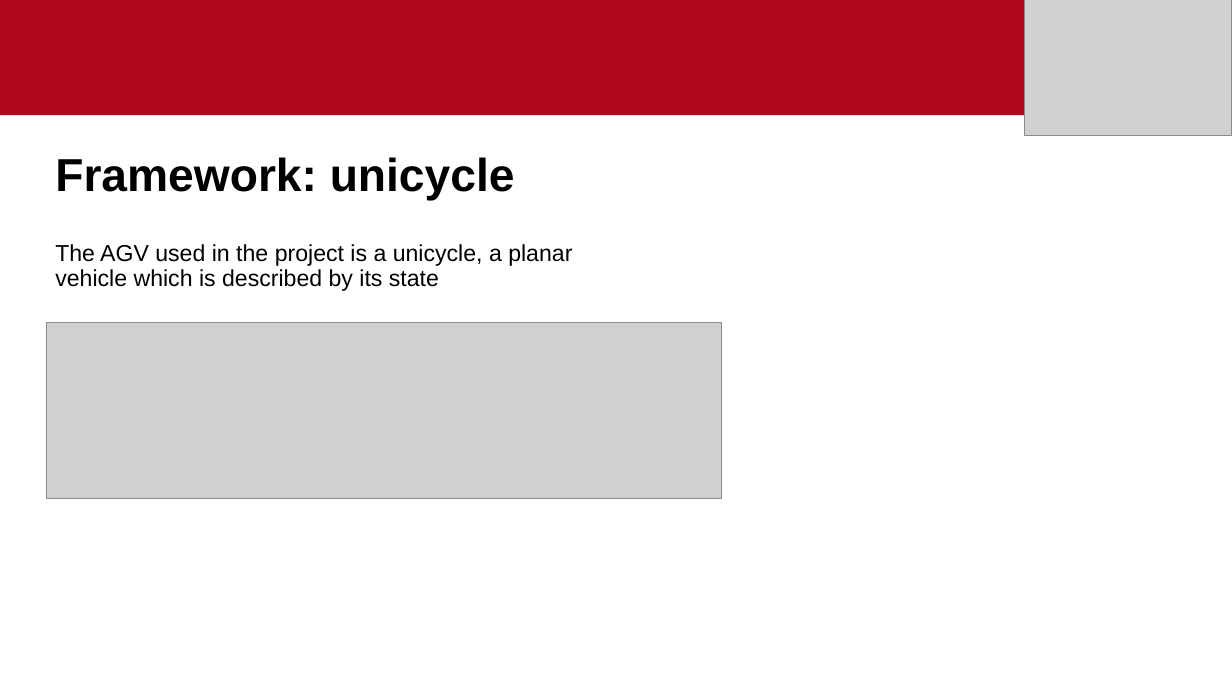
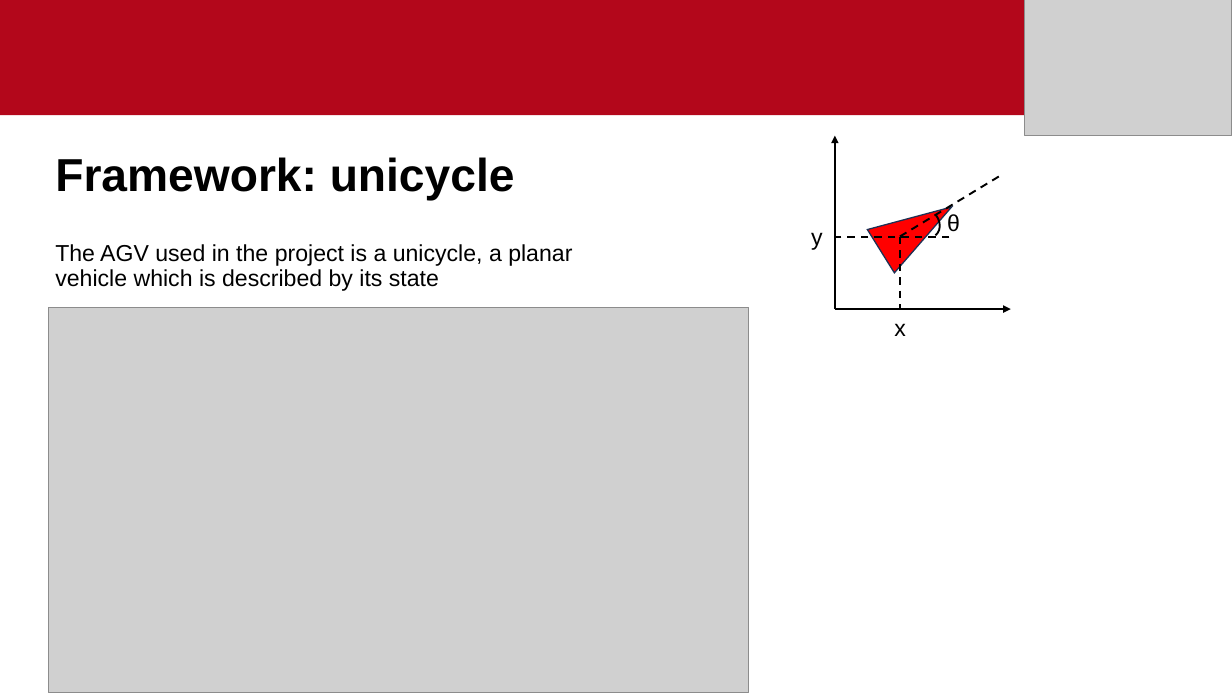
Before and after one commit to aleborghe/RC2-project, a slide deck: slide 2 of Presentation/RC2_AB.pptx. Drawn at 1232x693 pixels with LibreOffice and Linux fonts; fonts in the diff are those of the drawing; grey boxes stand for pictures; background and template pictures are left out. Boxes give left, top, right and bottom in pixels: in the first picture for what was removed or moved away, otherwise in the second. Text is boxed around its words. In the diff, an @@ line names an element or a change of style, - is before the commit and + after.

Commit message:
Update

```diff
--- a/Presentation/RC2_AB.pptx
+++ b/Presentation/RC2_AB.pptx
@@ arrow added from (836, 310) to (836, 136), #000000 1.5 pt @@
@@ line added from (999, 177) to (900, 237), #000000 1.5 pt dashed @@
@@ triangle added at bbox=[868, 186, 965, 273], fill #FF0000, outline #1E3256 1 pt @@
@@ arc (boxed as its full ellipse) added at bbox=[907, 202, 945, 242], outline #000000 1.5 pt @@
@@ text added at bbox=[811, 232, 823, 250], 18 pt, text #000000 @@
+y
@@ line added from (949, 237) to (836, 237), #000000 1.5 pt dashed @@
@@ line added from (900, 237) to (900, 310), #000000 1.5 pt dashed @@
@@ text added at bbox=[947, 214, 960, 237], 18 pt, text #000000 @@
+θ
@@ picture removed at bbox=[46, 323, 722, 498] @@
@@ picture added at bbox=[48, 307, 749, 693] @@
@@ arrow added from (836, 310) to (1011, 310), #000000 1.5 pt @@
@@ text added at bbox=[894, 323, 906, 336], 18 pt, text #000000 @@
+x
```
